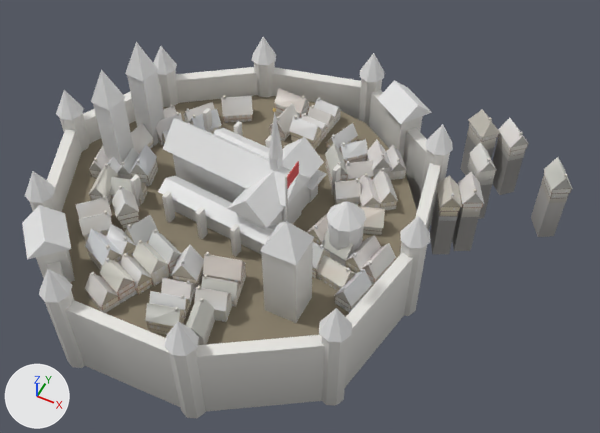
One commit to the glTF model game/assets/models/settlements/city_b.glb: the scene before it, then after it.
Rendered twice from a 50 mm lens placed at (1.97, -3.01, 3.89), pointed at (0.52, -0.11, 0.27). The axes (+X, +Y, +Z) are drawn at lower left. The lights are the same throughout. The picture after the commit comes second. Vertices at exactly the same position are counted once.

The first picture shows 'city_b'.
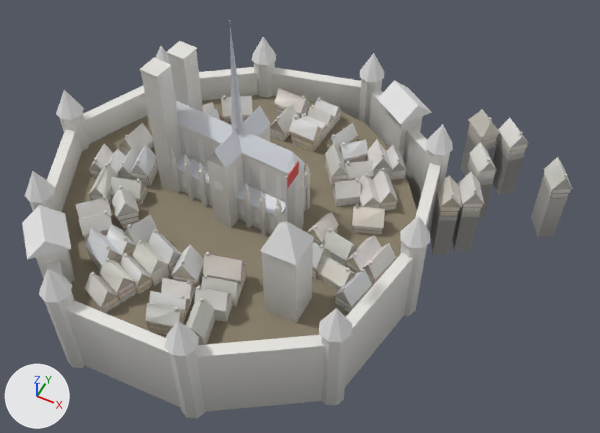
Boxes [x1, y1, x2, y2] around the edits, measured in the pictures (600 x 433 px):
```json
{"object": "city_b", "change": "reshaped", "before": [22, 37, 572, 418], "after": [22, 27, 572, 418]}
{"part": 1, "of": "me_cylinder", "change": "rebuilt", "before": [173, 154, 302, 224], "after": [177, 124, 306, 234]}
{"part": 2, "of": "me_cylinder", "change": "deleted", "before": [91, 42, 366, 256]}
{"part": 3, "of": "me_cylinder", "change": "reshaped", "before": [158, 118, 327, 255], "after": [139, 27, 310, 236]}
```

The change, as JSON lines over the scene's bpy script:
```json
{"block": "me_cylinder", "where": "# used by ob_city_b; location = (0.0, 0.0, -0.165)"}
{"op": "remove", "block": "me_cylinder", "code": "me_cylinder.from_pydata(...)  # 17659 vertices, 21912 faces; spans x -1.29..1.88, y -1.29..1.43, z -0.2..1.21"}
{"op": "add", "block": "me_cylinder", "code": "me_cylinder.from_pydata(...)  # 18177 vertices, 22229 faces; spans x -1.29..1.88, y -1.29..1.43, z -0.2..1.55"}
{"block": "me_cylinder", "change": "me_cylinder part 1: the loose piece of 8 vertices spanning x -0.42..0.42, y -0.09..0.19, z -0.03..0.51 is rebuilt with 29 vertices and now spans x -0.49..0.48, y -0.13..0.23, z 0.17..0.8"}
{"block": "me_cylinder", "change": "me_cylinder part 2: 19 loose pieces with 166 vertices, spanning x -0.91..0.89, y -0.4..0.5, z -0.03..1.07, are deleted"}
{"block": "me_cylinder", "change": "me_cylinder part 3: 48 vertices removed from x -0.46..0.48, y -0.34..0.43, z -0.03..0.65; 711 vertices added at x -0.5..0.5, y -0.19..0.28, z -0.2..1.55"}
{"op": "remove", "block": "me_cylinder", "code": "me_cylinder.materials.append(mat_gold)"}
```
